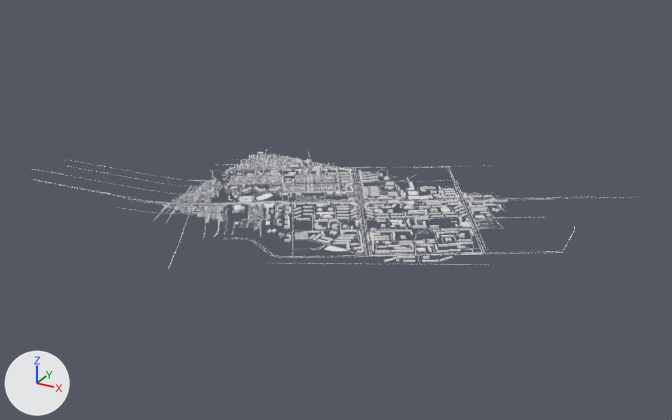
A saved change to the glTF model maket_rayona/maket_rayona.glb.
Both versions are drawn from a 50 mm lens placed at (7672.0, -13716.0, 6645.0), pointed at (169.0, -74.0, -176.0). The lights are fixed; the arrows at lower left show +X, +Y and +Z. The picture after the commit comes second. Where no turn or scale is listed for an object, it has been applied to the vertices.

The scene before the commit, as lines of its bpy script (objects in view):
```python
me_areas = bpy.data.meshes.new('Areas')
me_areas.from_pydata(...)  # 11639 vertices, 14914 faces; spans x 9716.0..15587.0, y -3333.0..184.0, z 0.0..64.0
me_ways = bpy.data.meshes.new('Ways')
me_ways.from_pydata(...)  # 13602 vertices, 10658 faces; spans x 6463.0..17315.0, y -4998.0..1691.0, z 0.0
ob_areas = bpy.data.objects.new('Areas', me_areas)
ob_areas.location = (-12333.0, 1347.0, 0.0)
ob_ways = bpy.data.objects.new('Ways', me_ways)
ob_ways.location = (-12333.0, 1347.0, 0.0)
```
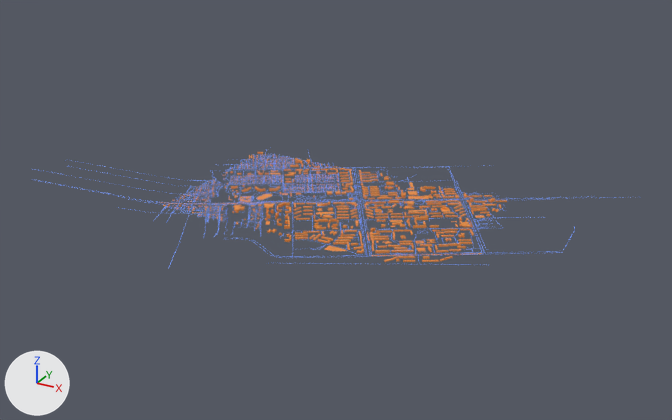
Scene script edits in JSON lines:
```json
{"op": "add", "block": "mat_material_001", "code": ["mat_material_001 = principled_material('Material.001')", "mat_material_001.base_color = (0.8, 0.26, 0.0443)  # orange #e78b3b"]}
{"op": "add", "block": "mat_material_002", "code": ["mat_material_002 = principled_material('Material.002')", "mat_material_002.base_color = (0.169, 0.326, 1.0)  # blue #729bff"]}
{"block": "me_ways", "where": "me_ways.from_pydata(...)  # 13602 vertices, 10658 faces; spans x 6463.0..17315.0, y -4998.0..1691.0, z 0.0"}
{"op": "add", "block": "me_ways", "code": "me_ways.materials.append(mat_material_002)  # blue #729bff"}
{"block": "me_areas", "where": "me_areas.from_pydata(...)  # 11639 vertices, 14914 faces; spans x 9716.0..15587.0, y -3333.0..184.0, z 0.0..64.0"}
{"op": "add", "block": "me_areas", "code": "me_areas.materials.append(mat_material_001)  # orange #e78b3b"}
```

What differs and where, as boxes [x1, y1, x2, y2] in the pictures (672 x 420 px):
```json
{"object": "Areas", "change": "recoloured", "before": [161, 152, 507, 262], "after": [161, 152, 507, 262], "on screen": "white to orange"}
{"object": "Ways", "change": "recoloured", "before": [31, 149, 617, 267], "after": [31, 149, 617, 267]}
```
